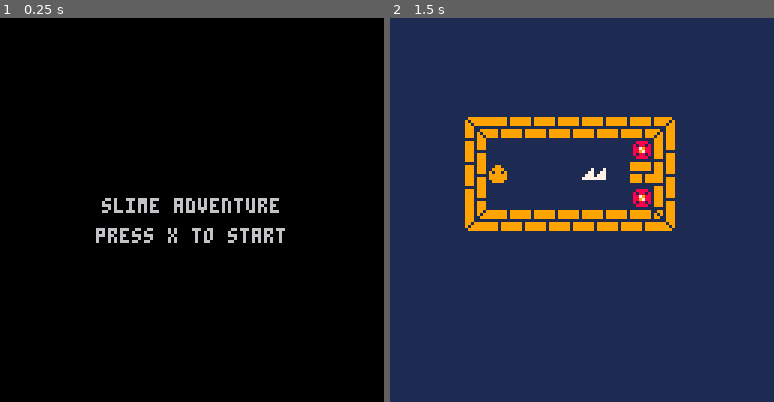
Above: before the commit, frames 1-2 (left to right).
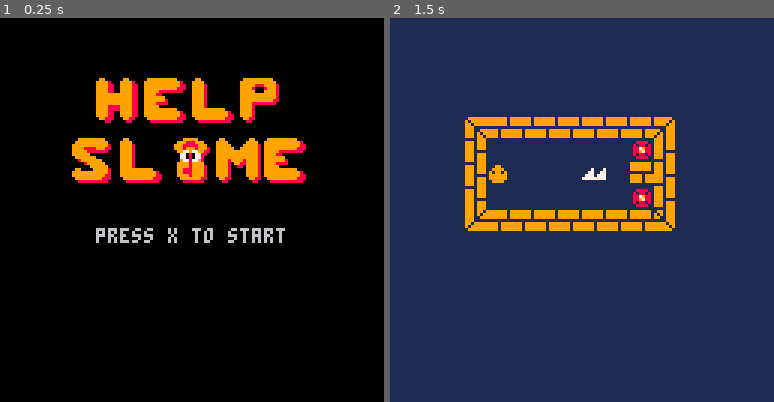
Above: after the commit, the same moments.

Repository: GameJams-fiwon123/GBJam8
Game: PICO-8 cartridge gbjam8.p8
Two runs of this game, one before a commit and one after it. Both use one fixed random seed, a clock stepped at 60 frames per second and the inputs below.
Inputs:
- Up to frame 1 (0.25 s): no input
- Up to frame 2 (1.5 s): tap X (X key) at 0.33, 1.07 s

The runs differ from the first frame. In frame 1, 8.7% of the frame differs, in the area x 18-80%, y 15-51%; in frame 2, nothing differs.

Commit message:
Adicionado logo no jogo

Diff:
--- a/gbjam8.p8
+++ b/gbjam8.p8
@@ -39,7 +39,10 @@
 
 function draw_menu()
 	cls()
-	print_centered("slime adventure", 0, 0)
+	pal(1, true)
+	spr(64,32,20,8,2)
+	spr(96,24,40,10,2)
+	pal()
 	print_centered("press x to start", 0, 10)
 end
 -->8
